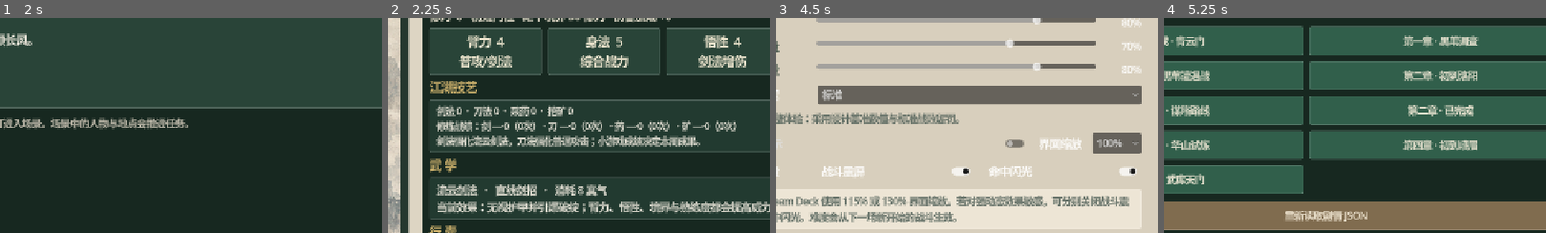
Above: before the commit, frames 1-4 (left to right).
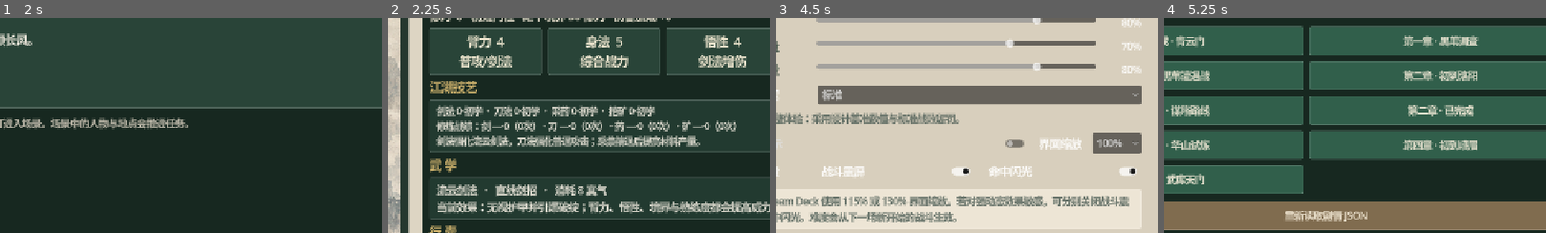
Above: after the commit, the same moments.

Repository: zijiangao/shanhe-wendao
Game: Godot game, scene res://scenes/main.tscn
Same seed, same stepped clock (60 frames per second), same inputs: the game is played once before the commit and once after it.
Inputs:
- Up to frame 1 (2 s): click "天下舆图" at 0.5 s; click "任务" at 1.25 s
- Up to frame 2 (2.25 s): click "人物" at 2 s
- Up to frame 3 (4.5 s): click "成就" at 2.75 s; click "存档" at 3.5 s; click "设置" at 4.25 s
- Up to frame 4 (5.25 s): click "开发" at 5 s
The pictures show only the part of the screen within x 29-79%, y 28-78%; the shares and areas given below are measured in that part.

Frame 1 is identical in both runs. In frame 2, 2.5% of the frame differs, in the area x 19-81%, y 40-60%; in frame 3, less than 0.1%; in frame 4, nothing differs.

Commit message:
Add specialty ranks and mastery perks (0.39.0)

Diff:
--- a/godot/autoload/game_state.gd
+++ b/godot/autoload/game_state.gd
@@ -126,7 +126,17 @@
 	outcome.score = safe_score
 	outcome.best_streak = clampi(best_streak, 0, TRAINING_RULES.ROUND_COUNT)
 	outcome.record = TRAINING_RULES.record_attempt(data.training_records, discipline, safe_score, best_streak)
-	data[discipline] = int(data.get(discipline, 0)) + int(outcome.specialty_gain)
+	var previous_level := int(data.get(discipline, 0))
+	data[discipline] = previous_level + int(outcome.specialty_gain)
+	var current_level := int(data[discipline])
+	outcome.specialty_level = current_level
+	outcome.specialty_rank = TRAINING_RULES.specialty_rank_name(current_level)
+	outcome.rank_up = TRAINING_RULES.specialty_rank_index(current_level) > TRAINING_RULES.specialty_rank_index(previous_level)
+	var gathering_bonus := TRAINING_RULES.gathering_bonus(current_level)
+	if discipline == "herbalism":
+		outcome.herbs = int(outcome.get("herbs", 0)) + gathering_bonus
+	if discipline == "mining":
+		outcome.ore = int(outcome.get("ore", 0)) + gathering_bonus
 	data.xp += int(outcome.xp)
 	data.silver += int(outcome.silver)
 	data.materials.herbs = int(data.materials.herbs) + int(outcome.get("herbs", 0))
@@ -152,6 +162,8 @@
 			data.flags.append("training_event_seen")
 		add_log("修炼奇遇：%s，%s。" % [str(event.title), str(event.reward)])
 	add_log("专项修炼完成：%s级，%s。" % [str(outcome.grade), TRAINING_RULES.reward_text(outcome)])
+	if bool(outcome.rank_up):
+		add_log("%s技艺突破至%s。" % [str(TRAINING_RULES.DISCIPLINES[discipline].title).split(" · ")[0], str(outcome.specialty_rank)])
 	return outcome
 
 func craft(recipe_id: String) -> bool:
--- a/godot/main.gd
+++ b/godot/main.gd
@@ -273,6 +273,10 @@
 		"herbalism": {"best_score": 285, "best_streak": 3, "attempts": 5},
 		"mining": {"best_score": 232, "best_streak": 2, "attempts": 3}
 	}
+	GameState.data.swordsmanship = 10
+	GameState.data.bladesmanship = 7
+	GameState.data.herbalism = 8
+	GameState.data.mining = 6
 	screen = "character"
 	_rebuild()
 	await _save_store_capture("character_growth")
@@ -836,7 +840,7 @@
 				return
 			choice_event = "training"
 			choice_prompt = "选择本周的修炼方向 · 当前修为 %d（%s）" % [GameState.data.xp, GROWTH_RULES.rank_name(int(GameState.data.xp))]
-			choice_options = TRAINING_RULES.options()
+			choice_options = TRAINING_RULES.options(GameState.data)
 			screen = "choice"
 			_rebuild()
 		"library": _start_dialogue("library", [["守阁弟子", "玄铁令本是前朝武库信物，近年却频频出现在厉千秋党羽手中。"], ["沈羽", "看来黑苇渡之事并非普通匪患。"]])
@@ -1358,7 +1362,7 @@
 	title.add_theme_color_override("font_color", Color("#f2dfb3"))
 	panel.add_child(title)
 	var version := Label.new()
-	version.text = "《山河问道》 · Windows 0.38.0 · Godot 4.7.1"
+	version.text = "《山河问道》 · Windows 0.39.0 · Godot 4.7.1"
 	version.horizontal_alignment = HORIZONTAL_ALIGNMENT_CENTER
 	version.add_theme_color_override("font_color", Color("#c9c7bc"))
 	panel.add_child(version)
@@ -1614,7 +1618,7 @@
 	specialty_title.add_theme_color_override("font_color", Color("#dfbf74"))
 	info.add_child(specialty_title)
 	var specialties := Label.new()
-	specialties.text = "剑法 %d  ·  刀法 %d  ·  采药 %d  ·  挖矿 %d\n修炼战绩：%s\n剑法强化流云剑法，刀法强化普通攻击；小游戏成绩决定本周成果。" % [GameState.data.swordsmanship, GameState.data.bladesmanship, GameState.data.herbalism, GameState.data.mining, TRAINING_RULES.records_text(GameState.data.training_records)]
+	specialties.text = "剑法 %d·%s  ·  刀法 %d·%s  ·  采药 %d·%s  ·  挖矿 %d·%s\n修炼战绩：%s\n剑法强化流云剑法，刀法强化普通攻击；采集精通后提高材料产量。" % [GameState.data.swordsmanship, TRAINING_RULES.specialty_rank_name(int(GameState.data.swordsmanship)), GameState.data.bladesmanship, TRAINING_RULES.specialty_rank_name(int(GameState.data.bladesmanship)), GameState.data.herbalism, TRAINING_RULES.specialty_rank_name(int(GameState.data.herbalism)), GameState.data.mining, TRAINING_RULES.specialty_rank_name(int(GameState.data.mining)), TRAINING_RULES.records_text(GameState.data.training_records)]
 	specialties.add_theme_font_size_override("font_size", 15)
 	specialties.add_theme_color_override("font_color", Color("#f4eee2"))
 	specialties.add_theme_stylebox_override("normal", _box(Color("#223a30")))
--- a/godot/scripts/progression/training_minigame_rules.gd
+++ b/godot/scripts/progression/training_minigame_rules.gd
@@ -6,6 +6,12 @@
 const COMBO_BONUS_PER_STEP := 5
 const MAX_COMBO_BONUS := 10
 const MAX_TOTAL_SCORE := 315
+const SPECIALTY_RANKS := [
+	{"level": 0, "name": "初学"},
+	{"level": 3, "name": "熟手"},
+	{"level": 6, "name": "精通"},
+	{"level": 10, "name": "大成"}
+]
 const DIRECTIONS := ["up", "right", "down", "left"]
 const DIRECTION_LABELS := {"up": "上", "right": "右", "down": "下", "left": "左"}
 const DISCIPLINES := {
@@ -38,6 +44,31 @@
 static func is_valid_discipline(id: String) -> bool:
 	return DISCIPLINES.has(id)
 
+static func specialty_rank_index(level: int) -> int:
+	var result := 0
+	for index in range(SPECIALTY_RANKS.size()):
+		if level >= int(SPECIALTY_RANKS[index].level):
+			result = index
+	return result
+
+static func specialty_rank_name(level: int) -> String:
+	return str(SPECIALTY_RANKS[specialty_rank_index(maxi(0, level))].name)
+
+static func next_specialty_level(level: int) -> int:
+	var current := specialty_rank_index(maxi(0, level))
+	return int(SPECIALTY_RANKS[current + 1].level) if current + 1 < SPECIALTY_RANKS.size() else -1
+
+static func gathering_bonus(level: int) -> int:
+	return maxi(0, specialty_rank_index(maxi(0, level)) - 1)
+
+static func perk_text(discipline: String, level: int) -> String:
+	match discipline:
+		"swordsmanship": return "每2级使流云剑法伤害 +1"
+		"bladesmanship": return "每2级使普通攻击伤害 +1"
+		"herbalism": return "每2级使回春散治疗 +1；精通后采药增产 +%d" % gathering_bonus(level)
+		"mining": return "精通后每次挖矿增产 +%d矿石" % gathering_bonus(level)
+	return ""
+
 static func empty_records() -> Dictionary:
 	var records := {}
 	for discipline in DISCIPLINES:
@@ -79,13 +110,15 @@
 		entries.append("%s %s·%d（%d次）" % [entry[1], grade(int(record.best_score)) if int(record.attempts) > 0 else "—", int(record.best_score), int(record.attempts)])
 	return " · ".join(entries)
 
-static func options() -> Array:
-	return [
-		["剑法 · 听风辨势", "提升剑法；影响流云剑法的威力。", "swordsmanship"],
-		["刀法 · 破阵斩隙", "提升刀法；每两级增加普通攻击伤害。", "bladesmanship"],
-		["采药 · 寻香识草", "提升采药，并按成绩获得药材。", "herbalism"],
-		["挖矿 · 听音寻脉", "提升挖矿，并按成绩获得银两。", "mining"]
-	]
+static func options(specialties: Dictionary = {}) -> Array:
+	var result: Array = []
+	for entry in [["swordsmanship", "剑法 · 听风辨势"], ["bladesmanship", "刀法 · 破阵斩隙"], ["herbalism", "采药 · 寻香识草"], ["mining", "挖矿 · 听音寻脉"]]:
+		var discipline := str(entry[0])
+		var level := maxi(0, int(specialties.get(discipline, 0)))
+		var next_level := next_specialty_level(level)
+		var progress := "已达大成" if next_level < 0 else "距下境界 %d级" % (next_level - level)
+		result.append([str(entry[1]), "%s %d级 · %s · %s\n小游戏成绩决定本周成长与收益。" % [specialty_rank_name(level), level, progress, perk_text(discipline, level)], discipline])
+	return result
 
 static func score_round(correct: bool, elapsed_ms: int) -> int:
 	if not correct:
--- a/godot/scripts/ui/training_minigame_view.gd
+++ b/godot/scripts/ui/training_minigame_view.gd
@@ -182,7 +182,7 @@
 	grade.add_theme_color_override("font_color", spec.accent)
 	page.add_child(grade)
 	var verdict := Label.new()
-	verdict.text = {"S": "炉火纯青", "A": "行云流水", "B": "渐入佳境", "C": "尚需磨炼"}[str(result.grade)]
+	verdict.text = "技艺突破 · %s" % str(result.specialty_rank) if bool(result.get("rank_up", false)) else {"S": "炉火纯青", "A": "行云流水", "B": "渐入佳境", "C": "尚需磨炼"}[str(result.grade)]
 	verdict.horizontal_alignment = HORIZONTAL_ALIGNMENT_CENTER
 	verdict.add_theme_font_size_override("font_size", 24)
 	verdict.add_theme_color_override("font_color", Color("#f2dfb3"))
--- a/godot/tests/test_game_state.gd
+++ b/godot/tests/test_game_state.gd
@@ -35,6 +35,16 @@
 	var lower_training: Dictionary = state.complete_training("swordsmanship", 180, -1, 1)
 	assert(not lower_training.record.new_best and lower_training.record.best_score == 315 and lower_training.record.attempts == 2, "A lower repeat must preserve the personal best while incrementing attempts.")
 	assert(int(state.data.week) == spent_week + 1, "A recorded repeat must still spend exactly one week.")
+	state.new_game()
+	state.data.herbalism = 5
+	var mastery_herbs: Dictionary = state.complete_training("herbalism", 300, 99, 3)
+	assert(mastery_herbs.rank_up and mastery_herbs.specialty_rank == "精通" and int(state.data.herbalism) == 8, "Crossing level six should announce herbalism mastery.")
+	assert(int(mastery_herbs.herbs) == 4 and int(state.data.materials.herbs) == 4, "Master herbalism should add one material to the normal score reward.")
+	state.new_game()
+	state.data.mining = 8
+	var mastery_mining: Dictionary = state.complete_training("mining", 300, 99, 3)
+	assert(mastery_mining.rank_up and mastery_mining.specialty_rank == "大成" and int(state.data.mining) == 11, "Crossing level ten should announce mining mastery.")
+	assert(int(mastery_mining.ore) == 5 and int(state.data.materials.ore) == 5, "Great mining mastery should add two materials to the normal score reward.")
 	state.new_game()
 	var event_training: Dictionary = state.complete_training("herbalism", 300, 0)
 	assert(str(event_training.get("event", {}).get("id", "")) == "rare_herb", "A deterministic high-grade roll should attach its training encounter to the result.")
--- a/godot/tests/test_training_minigame_rules.gd
+++ b/godot/tests/test_training_minigame_rules.gd
@@ -4,6 +4,12 @@
 
 func _init() -> void:
 	assert(RULES.options().size() == 4, "Training should offer four distinct specialties.")
+	assert(RULES.specialty_rank_name(0) == "初学" and RULES.specialty_rank_name(3) == "熟手", "Early specialty thresholds should have stable names.")
+	assert(RULES.specialty_rank_name(6) == "精通" and RULES.specialty_rank_name(10) == "大成", "Advanced specialty thresholds should have stable names.")
+	assert(RULES.next_specialty_level(5) == 6 and RULES.next_specialty_level(10) == -1, "Specialty progress should expose the next threshold and cap cleanly.")
+	assert(RULES.gathering_bonus(5) == 0 and RULES.gathering_bonus(6) == 1 and RULES.gathering_bonus(10) == 2, "Gathering yield bonuses should unlock only at mastery milestones.")
+	var ranked_options := RULES.options({"swordsmanship": 3, "mining": 10})
+	assert("熟手 3级" in str(ranked_options[0][1]) and "已达大成" in str(ranked_options[3][1]), "Training choices should explain current rank and next milestone.")
 	assert(RULES.MAX_TOTAL_SCORE == 315, "The displayed maximum must match three perfect rounds plus capped streak bonuses.")
 	assert(RULES.score_round(true, 500) == 100, "Fast correct reactions should earn full points.")
 	assert(RULES.score_round(true, 1200) == 70, "Slower correct reactions should receive partial points.")
--- a/godot/tests/test_training_minigame_view.gd
+++ b/godot/tests/test_training_minigame_view.gd
@@ -29,6 +29,7 @@
 		"discipline": "mining", "grade": "S", "specialty_gain": 3,
 		"xp": 12, "silver": 12, "item": "", "herbs": 0, "ore": 3,
 		"score": 315, "best_streak": 3,
+		"specialty_level": 6, "specialty_rank": "精通", "rank_up": true,
 		"record": {"new_best": true, "best_score": 315, "best_grade": "S", "best_streak": 3, "attempts": 2},
 		"mineral_discovery": {"id": "star_marrow", "name": "星陨髓", "rarity": "奇珍", "description": "陨铁深处凝成的银蓝结晶，落锤时声如清钟。", "first_discovery": true, "count": 1, "silver": 2},
 		"event": {"title": "古炉残火", "body": "你沿着热流掘开石壁，发现一座尚有余温的旧炉。", "reward": "额外矿石 +2"}
@@ -44,11 +45,14 @@
 	var labels := main_scene.find_children("*", "Label", true, false)
 	var found_specimen := false
 	var found_record := false
+	var found_rank_up := false
 	for label in labels:
 		if "新收录 矿谱" in str((label as Label).text) and "星陨髓" in str((label as Label).text):
 			found_specimen = true
 		if "个人新纪录" in str((label as Label).text):
 			found_record = true
-	var valid: bool = play_result == OK and timing_result == OK and result_result == OK and buttons.size() >= 1 and found_specimen and found_record
+		if "技艺突破 · 精通" in str((label as Label).text):
+			found_rank_up = true
+	var valid: bool = play_result == OK and timing_result == OK and result_result == OK and buttons.size() >= 1 and found_specimen and found_record and found_rank_up
 	print("Training previews saved to: %s, %s and %s" % [ProjectSettings.globalize_path(play_path), ProjectSettings.globalize_path(timing_path), ProjectSettings.globalize_path(result_path)])
 	quit(0 if valid else 15)
Not shown, changed: godot/export_presets.cfg
Not shown, changed: godot/BUILDING.md
Not shown, changed: godot/STORE_PAGE_DRAFT.md
Not shown, changed: steamworks/store-assets/screenshots-candidates/05-huashan-companion.png
Not shown, changed: steamworks/store-assets/screenshots-candidates/08-character-growth.png
Not shown, changed: steamworks/store-assets/screenshots-candidates/README.md
